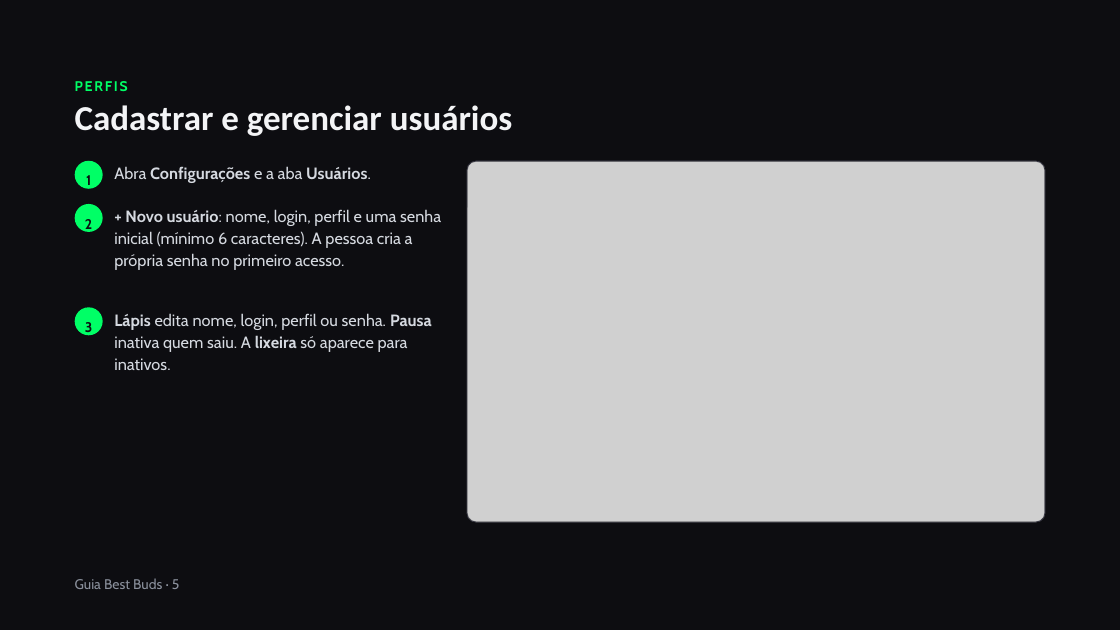
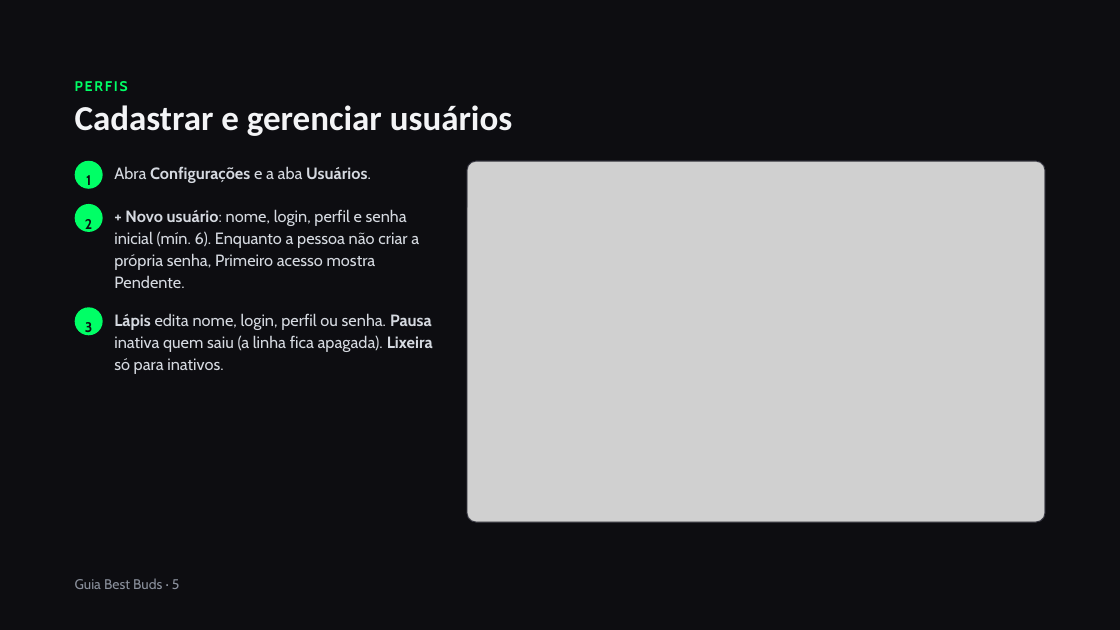
Before and after one commit to BESTBUDSOFC/BESTBUDS, a slide deck: slide 5 of docs/Guia_do_Sistema_Best_Buds.pptx. Drawn at 1120x630 pixels with LibreOffice and Linux fonts; fonts in the diff are those of the drawing; grey boxes stand for pictures. Boxes give left, top, right and bottom in pixels: in the first picture for what was removed or moved away, otherwise in the second. Text is boxed around its words. In the diff, an @@ line names an element or a change of style, - is before the commit and + after.

```diff
--- a/docs/Guia_do_Sistema_Best_Buds.pptx
+++ b/docs/Guia_do_Sistema_Best_Buds.pptx
@@ text at (114,209,419,288): text changed @@
-+ Novo usuário: nome, login, perfil e uma senha inicial (mínimo 6 caracteres). A pessoa cria a própria senha no primeiro acesso.
++ Novo usuário: nome, login, perfil e senha inicial (mín. 6). Enquanto a pessoa não criar a própria senha, Primeiro acesso mostra Pendente.
@@ text at (114,313,433,374): text changed @@
-Lápis edita nome, login, perfil ou senha. Pausa inativa quem saiu. A lixeira só aparece para inativos.
+Lápis edita nome, login, perfil ou senha. Pausa inativa quem saiu (a linha fica apagada). Lixeira só para inativos.
```
Also in this commit, not shown: 10 other slides changed, 2 slides added, 1 other file.
